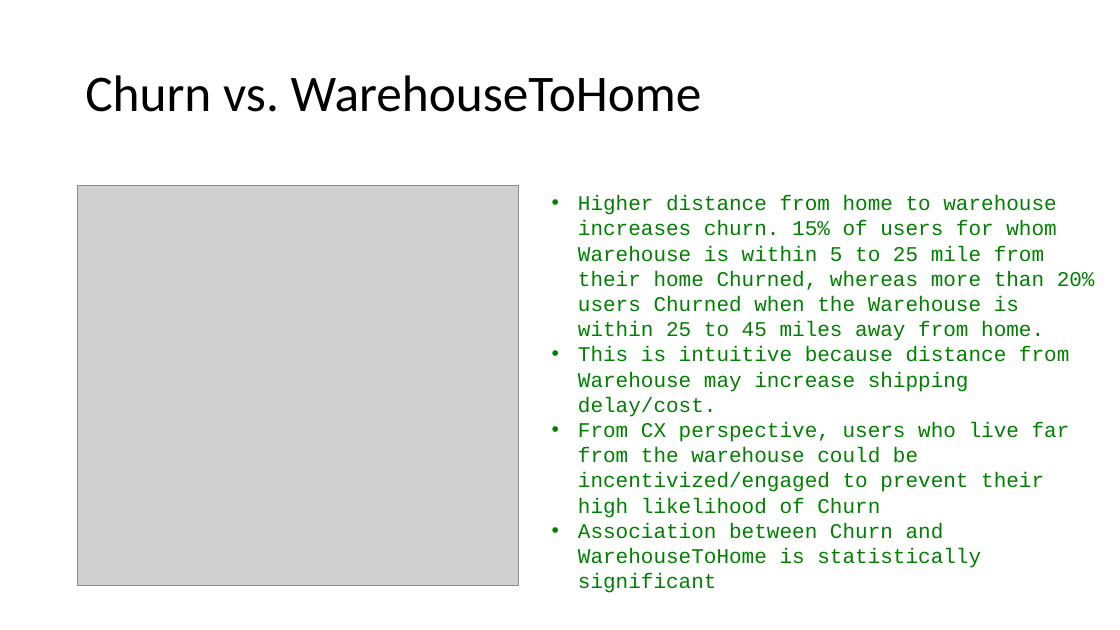
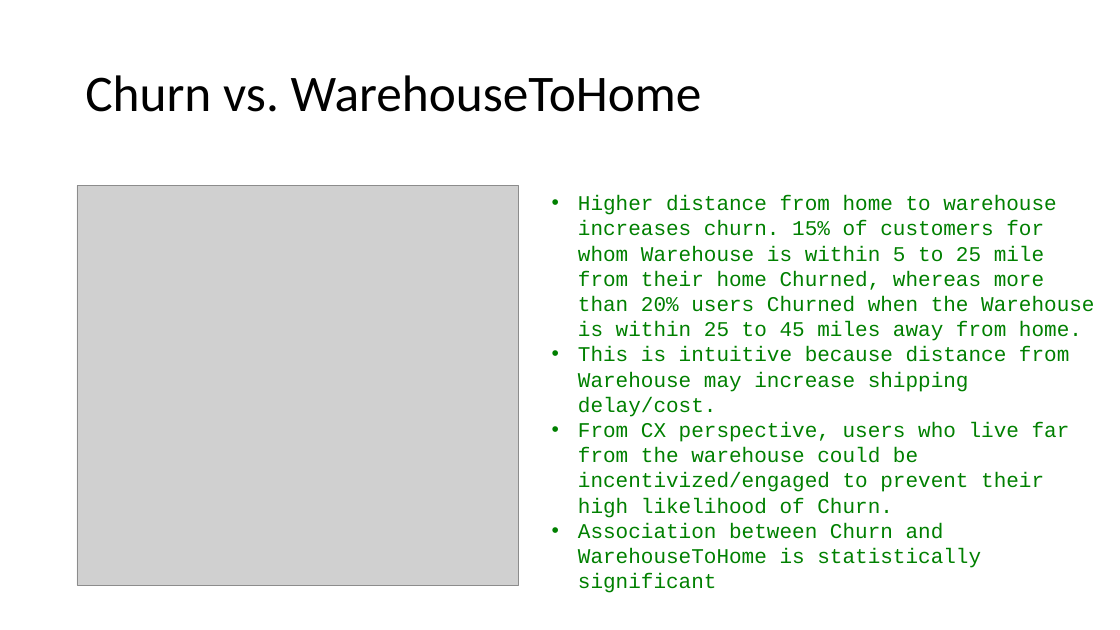
Before and after one commit to jalalmahmud/churn-analysis, a slide deck: slide 11 of Presentation-Churn-JalalMahmud.pptx. Drawn at 1120x630 pixels with LibreOffice and Linux fonts; fonts in the diff are those of the drawing; grey boxes stand for pictures. Boxes give left, top, right and bottom in pixels: in the first picture for what was removed or moved away, otherwise in the second. Text is boxed around its words. In the diff, an @@ line names an element or a change of style, - is before the commit and + after.

```diff
--- a/Presentation-Churn-JalalMahmud.pptx
+++ b/Presentation-Churn-JalalMahmud.pptx
@@ text at bbox=[578, 195, 1094, 341]: text changed @@
-• Higher distance from home to warehouse increases churn. 15% of users for whom Warehouse is within 5 to 25 mile from their home Churned, whereas more than 20% users Churned when the Warehouse is within 25 to 45 miles away from home.
+• Higher distance from home to warehouse increases churn. 15% of customers for whom Warehouse is within 5 to 25 mile from their home Churned, whereas more than 20% users Churned when the Warehouse is within 25 to 45 miles away from home.
@@ text at bbox=[578, 422, 1070, 518]: text changed @@
-• From CX perspective, users who live far from the warehouse could be incentivized/engaged to prevent their high likelihood of Churn
+• From CX perspective, users who live far from the warehouse could be incentivized/engaged to prevent their high likelihood of Churn.
```
Also in this commit, not shown: 8 other slides changed.
